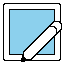
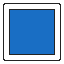
Revision of a layered 64px x 64px image; what changed, layer by layer:
hid "Edit #1", painted on it over (x1=20, y1=20, x2=62, y2=62)
painted on "Add Chamber" over (x1=3, y1=3, x2=61, y2=61)
